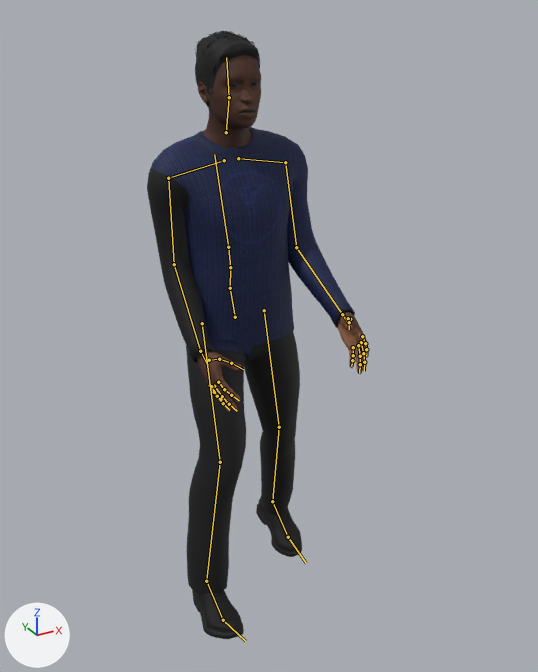
One commit to the glTF model public/models/npcs/maboneng-courier.glb: the scene before it, then after it.
One viewpoint serves both versions: a 50 mm camera at (-0.963, -1.98, 1.913) aimed at (0.089, -0.068, 0.956). Every picture has the same lights, and +X, +Y and +Z are marked at lower left. The first picture is the older version. Both versions are drawn at frame 11 of the action 'walk'; the numbers are the values there. The bones that change, and the others that lie on the model, are drawn over the model as lines.

In view in the first picture: 'EyesMesh', 'HairShoesMesh', 'OutfitMesh', 'SkinMesh'.
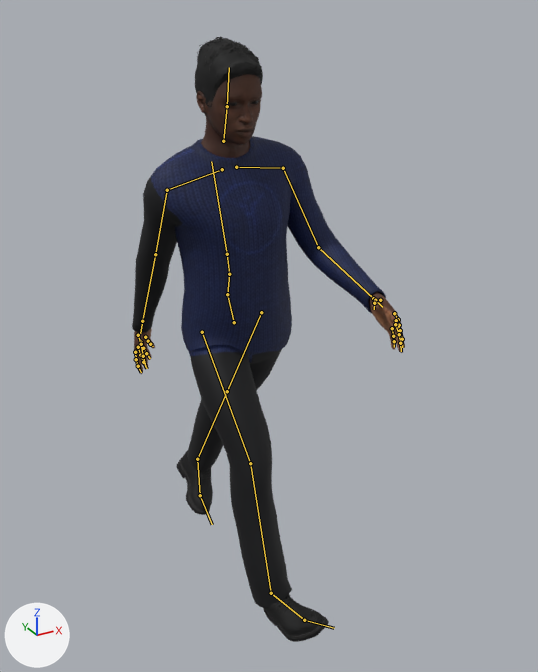
Where the change shows, as pixel boxes [x1, y1, x2, y2] in the pictures (538 x 672 px):
'OutfitMesh', posed (22% wider): before [147, 127, 355, 593]; after [132, 136, 386, 608]
'HairShoesMesh', posed (38% wider): before [192, 31, 302, 639]; after [177, 37, 329, 642]
'SkinMesh', posed: before [196, 55, 369, 412]; after [134, 74, 405, 374]
bone 'Hips', root to tip: before (235, 317) to (230, 288); after (234, 322) to (227, 294)
bone 'Spine', root to tip: before (230, 288) to (230, 267); after (227, 294) to (229, 274)
bone 'Chest', root to tip: before (230, 267) to (228, 247); after (229, 274) to (227, 254)
bone 'UpperArm_L', root to tip: before (285, 162) to (296, 247); after (283, 168) to (318, 247)
bone 'LowerArm_L', root to tip: before (296, 247) to (342, 314); after (318, 247) to (373, 298)
bone 'UpperArm_R', root to tip: before (168, 178) to (174, 264); after (167, 190) to (155, 254)
bone 'LowerArm_R', root to tip: before (174, 264) to (200, 351); after (155, 254) to (142, 321)
bone 'Head', root to tip: before (229, 97) to (226, 57); after (227, 106) to (229, 67)
bone 'UpperLeg_L', root to tip: before (264, 310) to (279, 427); after (261, 312) to (227, 391)
bone 'LowerLeg_L', root to tip: before (279, 427) to (272, 501); after (227, 391) to (197, 459)
bone 'Foot_L', root to tip: before (272, 501) to (288, 537); after (197, 459) to (200, 495)
bone 'UpperLeg_R', root to tip: before (202, 323) to (220, 462); after (202, 332) to (250, 463)
bone 'LowerLeg_R', root to tip: before (220, 462) to (206, 581); after (250, 463) to (271, 593)
bone 'Foot_R', root to tip: before (206, 581) to (223, 620); after (271, 593) to (304, 620)

What the commit changed:
Bone 'Hips' (bone_hips) moves from (0.0, 0.0, 0.0) to (-0.005, -0.016, -0.006).
Bone 'Hips' (bone_hips) turns from (0, -1, 0) to (6, 1, 6) degrees about its own x, y and z.
Bone 'Spine' (bone_spine) turns from (-1, 0, -1) to (-3, -2, -6) degrees about its own x, y and z.
Bone 'Chest' (bone_chest) turns from (-1, 0, 2) to (-3, -1, 4) degrees about its own x, y and z.
Bone 'UpperArm_L' (bone_upperarm_l) turns from (8, 0, -41) to (22, 6, -27) degrees about its own x, y and z.
Bone 'LowerArm_L' (bone_lowerarm_l) turns from (0, 0, 0) to (4, -2, -1) degrees about its own x, y and z.
Bone 'UpperArm_R' (bone_upperarm_r) turns from (-8, 0, 41) to (-43, 37, 9) degrees about its own x, y and z.
Bone 'LowerArm_R' (bone_lowerarm_r) turns from (0, 0, 0) to (-38, 4, 3) degrees about its own x, y and z.
Bone 'Head' (bone_head) turns from (0, 0, -1) to (11, -2, -3) degrees about its own x, y and z.
Bone 'UpperLeg_L' (bone_upperleg_l) turns from (1, 0, 0) to (31, -10, -8) degrees about its own x, y and z.
Bone 'LowerLeg_L' (bone_lowerleg_l) turns from (15, 2, 1) to (-8, 0, 2) degrees about its own x, y and z.
Bone 'Foot_L' (bone_foot_l) turns from (-4, 0, 0) to (4, -4, 24) degrees about its own x, y and z.
Bone 'UpperLeg_R' (bone_upperleg_r) turns from (-19, 0, -9) to (-33, 8, -27) degrees about its own x, y and z.
Bone 'LowerLeg_R' (bone_lowerleg_r) turns from (20, -2, -1) to (19, -1, 4) degrees about its own x, y and z.
Bone 'Foot_R' (bone_foot_r) turns from (-6, 0, 0) to (-4, 3, -26) degrees about its own x, y and z.
